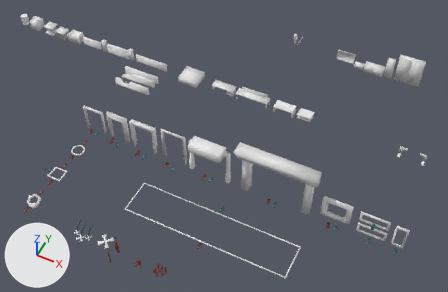
The FBX model Assets/Editor/Widgets/door_ghost.fbx as it was, and as the next commit left it.
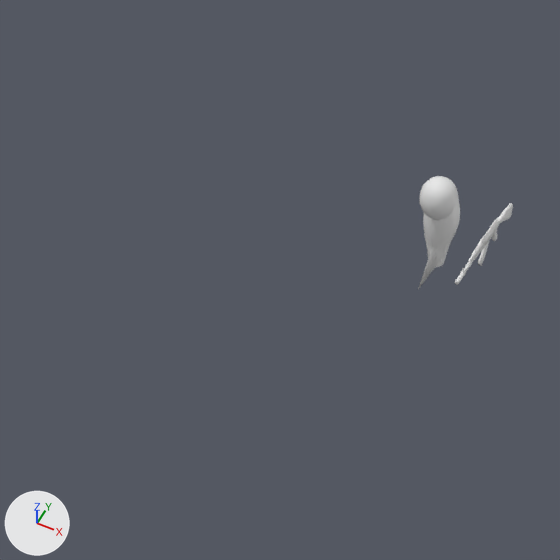
The first picture shows the older version from a 50 mm lens placed at (46.9, -50.2, 69.6), pointed at (18.7, 6.1, -0.8). The close-ups show both versions on the part from 56% to 69% of the width and 5% to 25% of the height of that picture; other places that the commit changed are outside them. The axes (+X, +Y, +Z) are drawn at lower left. The lights are the same throughout. Where no turn or scale is listed for an object, it has been applied to the vertices.

The first close-up shows 'ghost_character', 'ghost_weapon'.
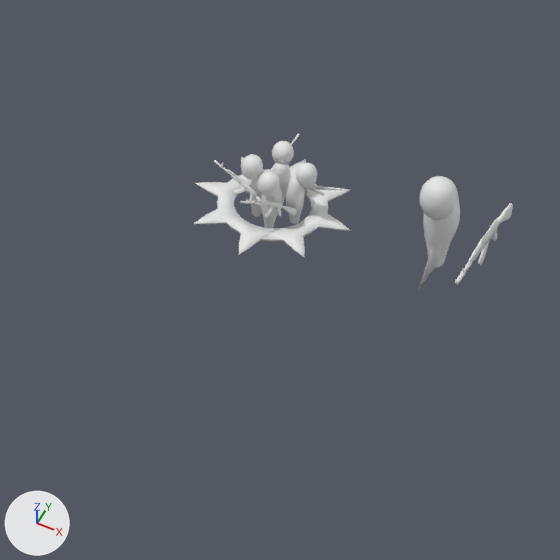
Where the change shows, as pixel boxes (x1, y1, x2, y2) in the close-ups (560 x 560 px):
'ghost_squad', added
    after: (193, 133, 351, 257)

The edits, one by one:
Mesh me_ghost_squad is new.
It has 3468 vertices, 6808 faces and spans x -1.56..1.56, y -1.58..1.53, z 0.02..1.32.
It uses material mat_temp_ghost (its picture is missing).
Object 'ghost_squad' (ob_ghost_squad) is new; it shows me_ghost_squad.
Its location is (16.11, 32.87, 0.0).
